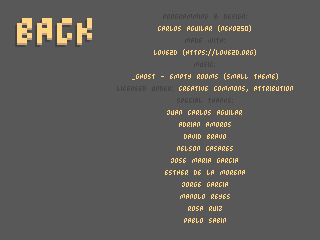
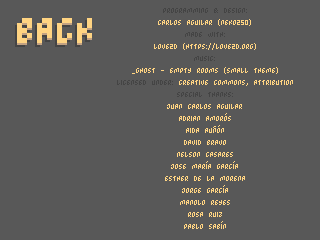
Revision of a layered 320 x 240 image; what changed, layer by layer:
added layer "tilde" above "creds" over [206, 113, 235, 223]
painted on "creds" over [117, 8, 293, 229]
